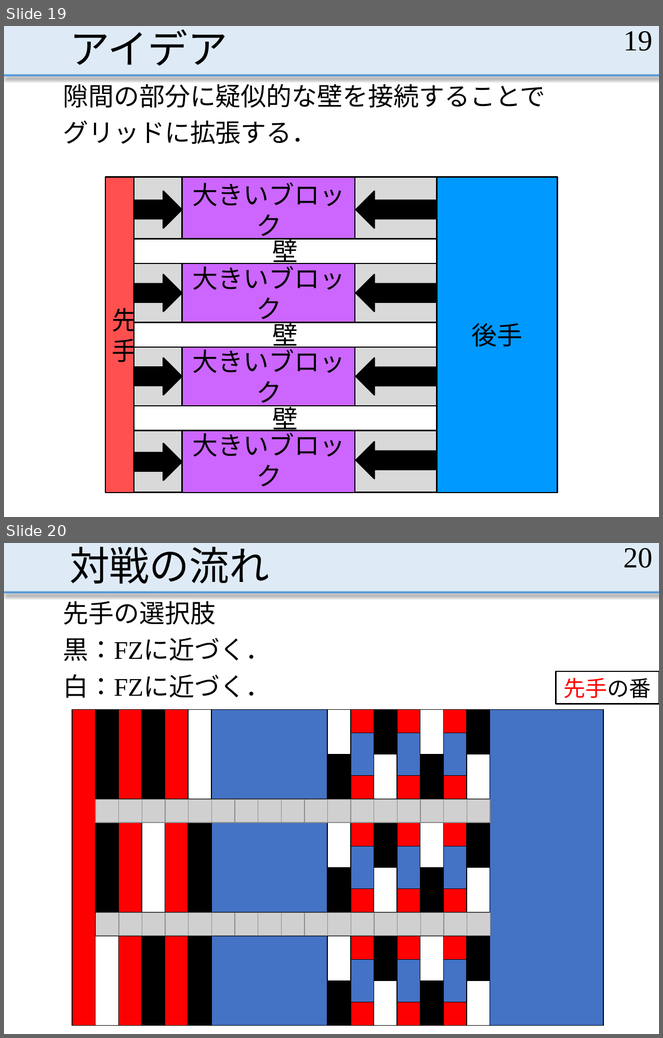
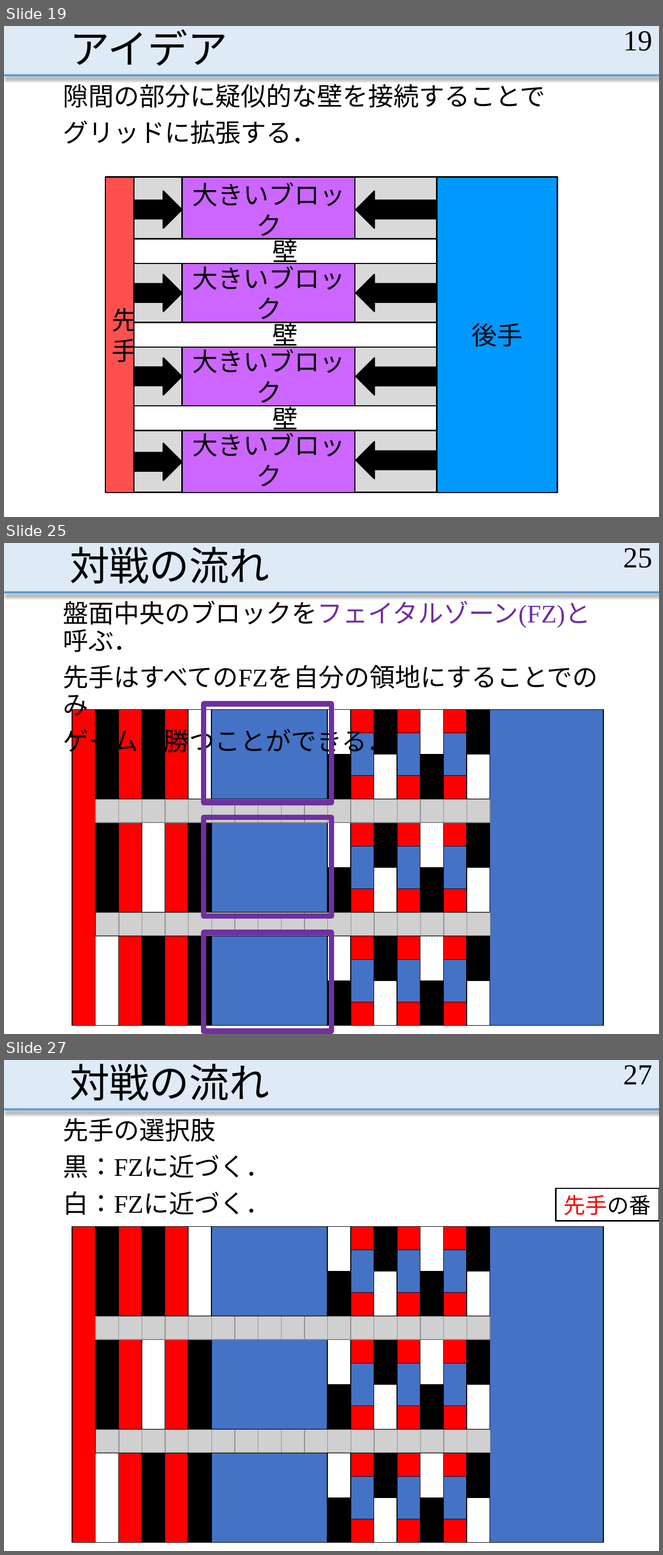
Before and after one commit to MasayaOda/SR, a slide deck: 190513oda.pptx. Shown one above the other, each under a label of ours: slides 19 and 20 before the commit, slides 19, 25 and 27 after it; the slides between them are not shown. The pictures are 663x1038 and 663x1555 pixels, drawn with LibreOffice and Linux fonts; fonts in the diff are those of the drawing; grey boxes stand for pictures. Boxes give left, top, right and bottom in pixels: in the first picture for what was removed or moved away, otherwise in the second. Text is boxed around its words. In the diff, an @@ line names an element or a change of style, - is before the commit and + after.

```diff
--- a/190513oda.pptx
+++ b/190513oda.pptx
@@ slide 25 added at [4, 543, 659, 1034], background #FFFFFF; not listed: 2 template elements that a slide beside it also shows @@
@@ title added at [70, 547, 270, 584], 44 pt, text #000000 @@
+対戦の流れ
@@ page number added at [623, 548, 652, 568], 32 pt, text #000000 @@
+25
@@ text added at [63, 597, 598, 757], 28 pt, text #000000 @@
+盤面中央のブロックをフェイタルゾーン(FZ)と呼ぶ．
+先手はすべてのFZを自分の領地にすることでのみ
+ゲームに勝つことができる．
@@ table added at [72, 709, 599, 1026], 14 rows, 15 columns @@
+ |  |  |  |  |  |  |  |  |  |  |  |  |  | 
+ |  |  |  |  |  |  |  |  |  |  |  |  |  | 
+ |  |  |  |  |  |  |  |  |  |  |  |  |  | 
+ |  |  |  |  |  |  |  |  |  |  |  |  |  | 
+ |  |  |  |  |  |  |  |  |  |  |  |  |  | 
+ |  |  |  |  |  |  |  |  |  |  |  |  |  | 
+ |  |  |  |  |  |  |  |  |  |  |  |  |  | 
+ |  |  |  |  |  |  |  |  |  |  |  |  |  | 
+ |  |  |  |  |  |  |  |  |  |  |  |  |  | 
+ |  |  |  |  |  |  |  |  |  |  |  |  |  | 
+ |  |  |  |  |  |  |  |  |  |  |  |  |  | 
+ |  |  |  |  |  |  |  |  |  |  |  |  |  | 
+ |  |  |  |  |  |  |  |  |  |  |  |  |  | 
+ |  |  |  |  |  |  |  |  |  |  |  |  |  | 
@@ rectangle added at [204, 704, 332, 803], outline #7030A0 6 pt @@
@@ group added at [96, 800, 490, 823]: 17 pictures @@
@@ rectangle added at [204, 818, 332, 916], outline #7030A0 6 pt @@
@@ group added at [96, 913, 490, 936]: 17 pictures @@
@@ rectangle added at [204, 933, 332, 1032], outline #7030A0 6 pt @@
@@ what was slide 20 is now slide 27 @@
@@ page number at [623, 1065, 652, 1084]: text changed @@
-20
+27
```
Also in this commit, not shown: 3 slides changed, 6 other slides added.
